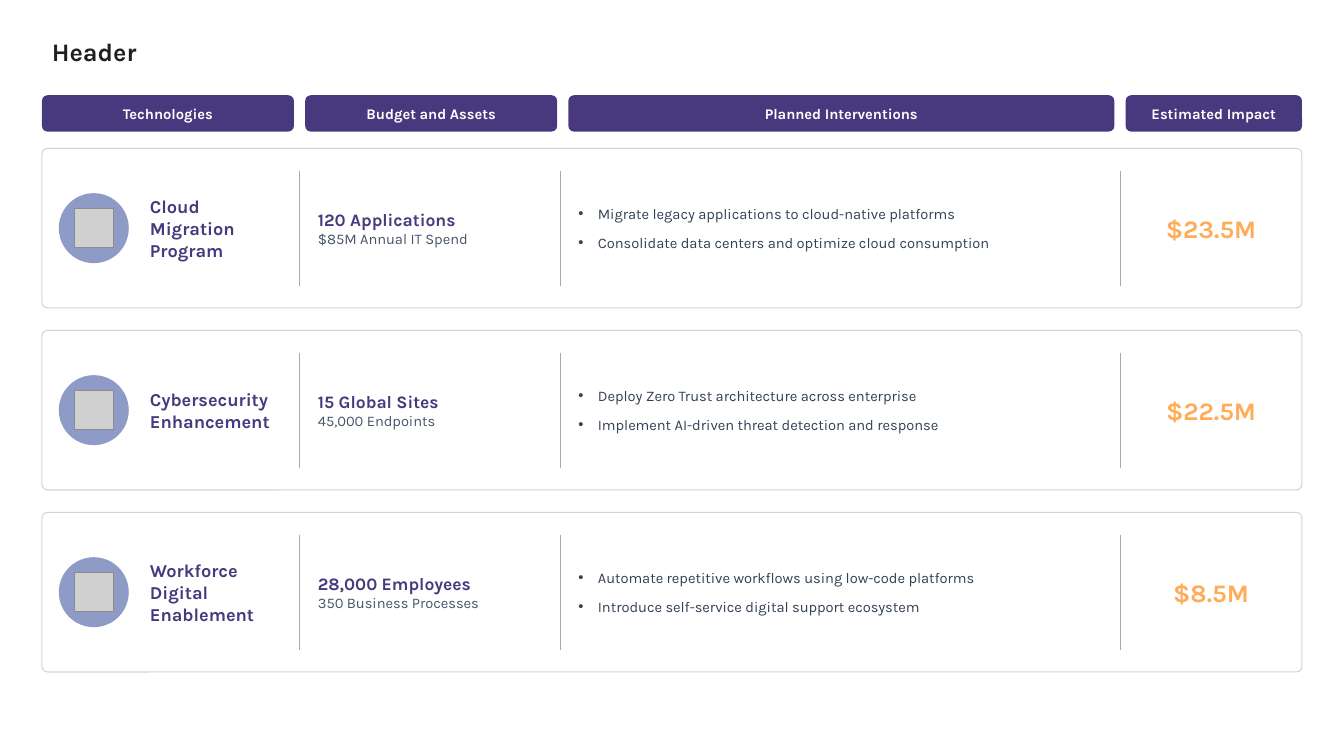
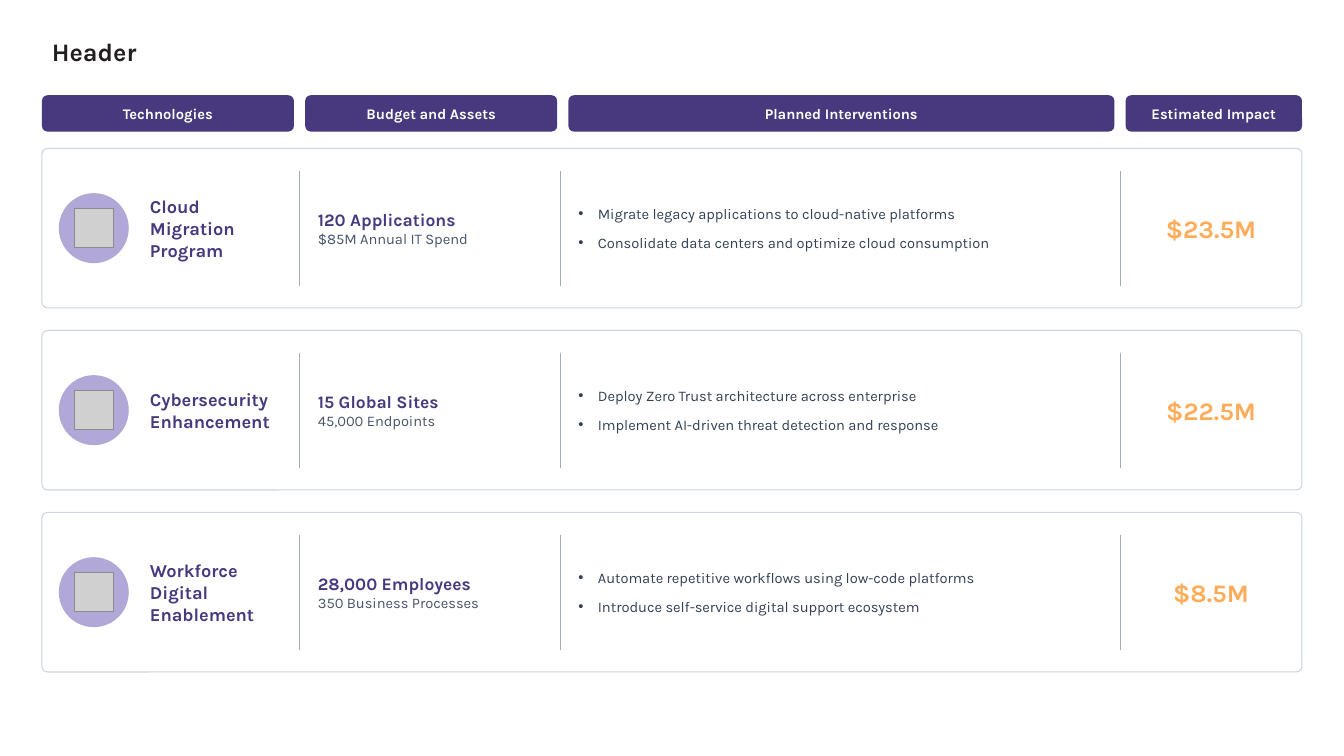
Before and after one commit to Yash-Jadhav-GD/AutoDesigner, a slide deck: slide 7 of AutoDesigner/Design tester new_formatted.pptx. Drawn at 1344x756 pixels with LibreOffice and Linux fonts; fonts in the diff are those of the drawing; grey boxes stand for pictures. Boxes give left, top, right and bottom in pixels: in the first picture for what was removed or moved away, otherwise in the second. Text is boxed around its words. In the diff, an @@ line names an element or a change of style, - is before the commit and + after.

```diff
--- a/AutoDesigner/Design tester new_formatted.pptx
+++ b/AutoDesigner/Design tester new_formatted.pptx
@@ fill #8F9BC7 to #B1A8D8 in 3 elements at (58,194,128,263), (58,375,128,445), (58,558,128,627) @@
```
Also in this commit, not shown: 3 other slides changed, 1 other file.
